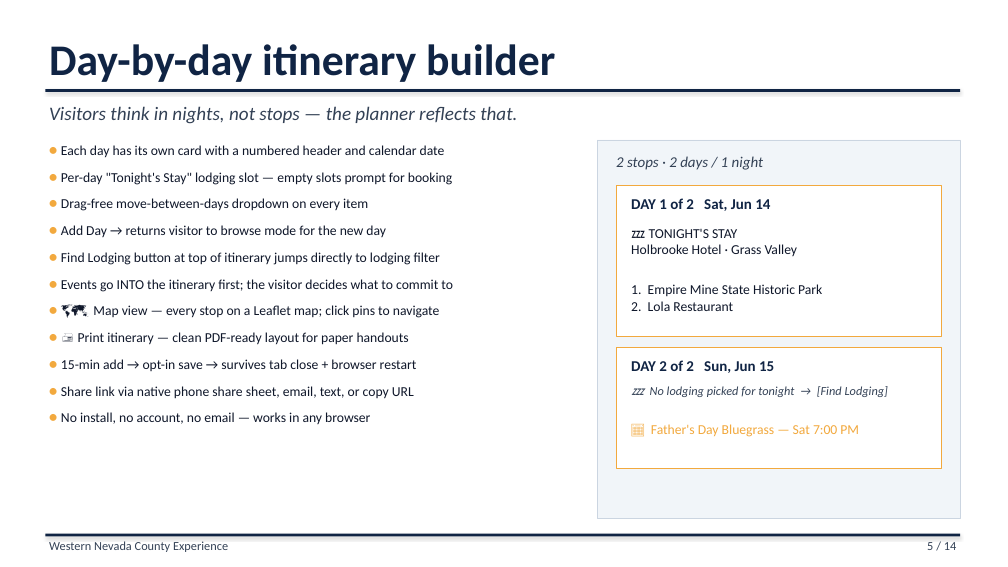
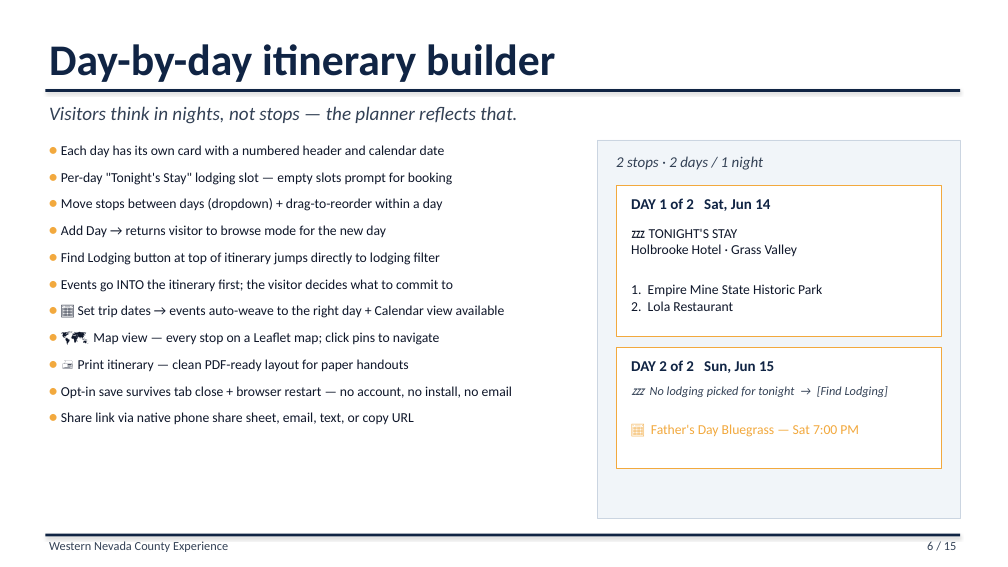
Before and after one commit to liammlrb-eng/nevada-county-experiences, a slide deck: slide 6 of demo_pitch.pptx (slide 5 before the commit). Drawn at 1008x567 pixels with LibreOffice and Linux fonts; fonts in the diff are those of the drawing. Boxes give left, top, right and bottom in pixels: in the first picture for what was removed or moved away, otherwise in the second. Text is boxed around its words. In the diff, an @@ line names an element or a change of style, - is before the commit and + after.

```diff
--- a/demo_pitch.pptx
+++ b/demo_pitch.pptx
@@ text at [61,198,443,211]: text changed @@
-• Drag-free move-between-days dropdown on every item
+• Move stops between days (dropdown) + drag-to-reorder within a day
@@ text at [78,305,505,318]: paragraph added @@
+• 📅 Set trip dates → events auto-weave to the right day + Calendar view available
@@ text at [61,386,512,399]: text changed @@
-• 15-min add → opt-in save → survives tab close + browser restart
+• Opt-in save survives tab close + browser restart — no account, no install, no email
@@ text at [61,412,370,424]: paragraph removed @@
-• No install, no account, no email — works in any browser
@@ text at [927,541,956,550]: text changed @@
-5 / 14
+6 / 15
```
Also in this commit, not shown: 12 other slides changed, 1 slide added, 3 other files.
